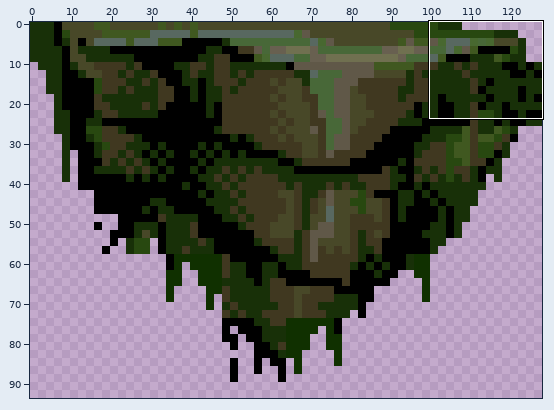
Two versions of one sprite sheet, imagenes/cascroca1.png. The picture above shows the old version from afar; the outline marks the close-up.
Close-up. Old version:
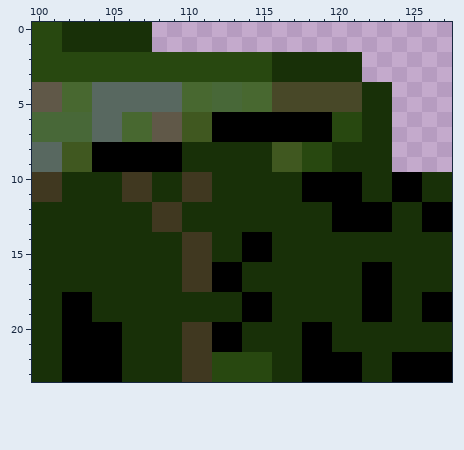
The file is 128x96 pixels. Shown: x 100..127, y 0..23. The wide view leaves out empty margins.
After:
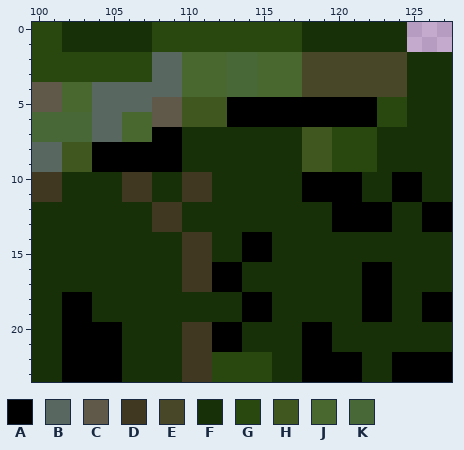
Palette (. is transparent): A #000000  B #586860  C #605848  D #403820  E #484828  F #183008  G #284810  H #405820  J #486830  K #486838
The edit:
y 0..1: x 108..124 ................. -> GGGGGGGGGGFFFFFFF
y 2..3: x 108..127 GGGGGGGGFFFFFF...... -> BBJJJKKJJJEEEEEEEFFF
y 4: x 112 K -> J; x 114 J -> K; x 116..117 EE -> JJ; x 122..127 FF.... -> EEEFFF
y 5: x 108..127 BBJJKKJJEEEEEEFF.... -> CCHHHAAAAAAAAAAGGFFF
y 6: x 112 A -> H; x 120..127 GGFF.... -> AAAGGFFF
y 7: x 108..119 CCHHAAAAAAAA -> AAFFFFFFFFHH; x 122 F -> G; x 124..127 .... -> FFFF
y 8..9: x 116..122 HHGGFFF -> FFHHGGG; x 124..127 .... -> FFFF
Pixel boxes of the changes (left, top, right, bottom) in both close-ups:
changed: (152, 22, 452, 172)
